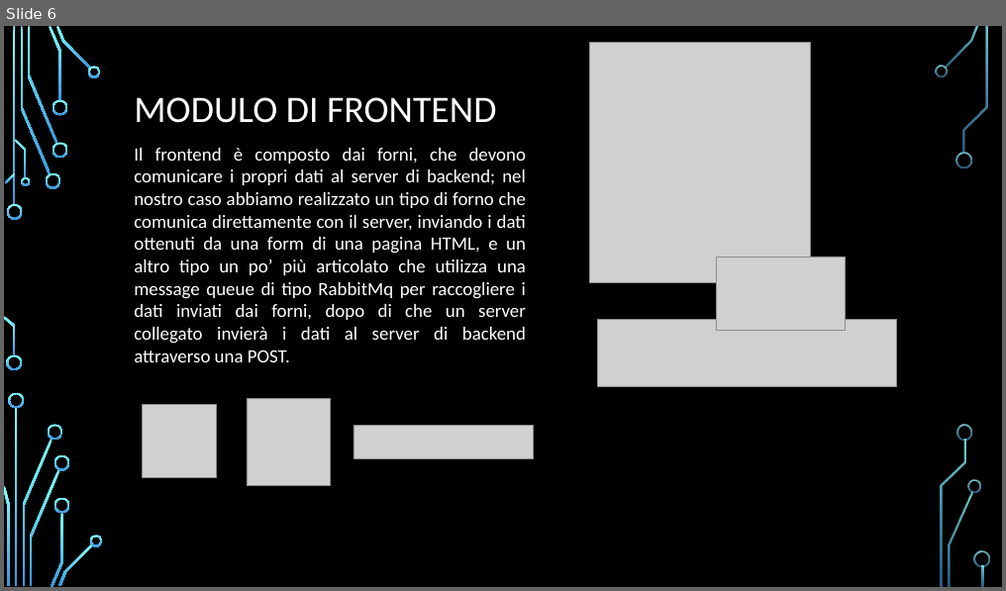
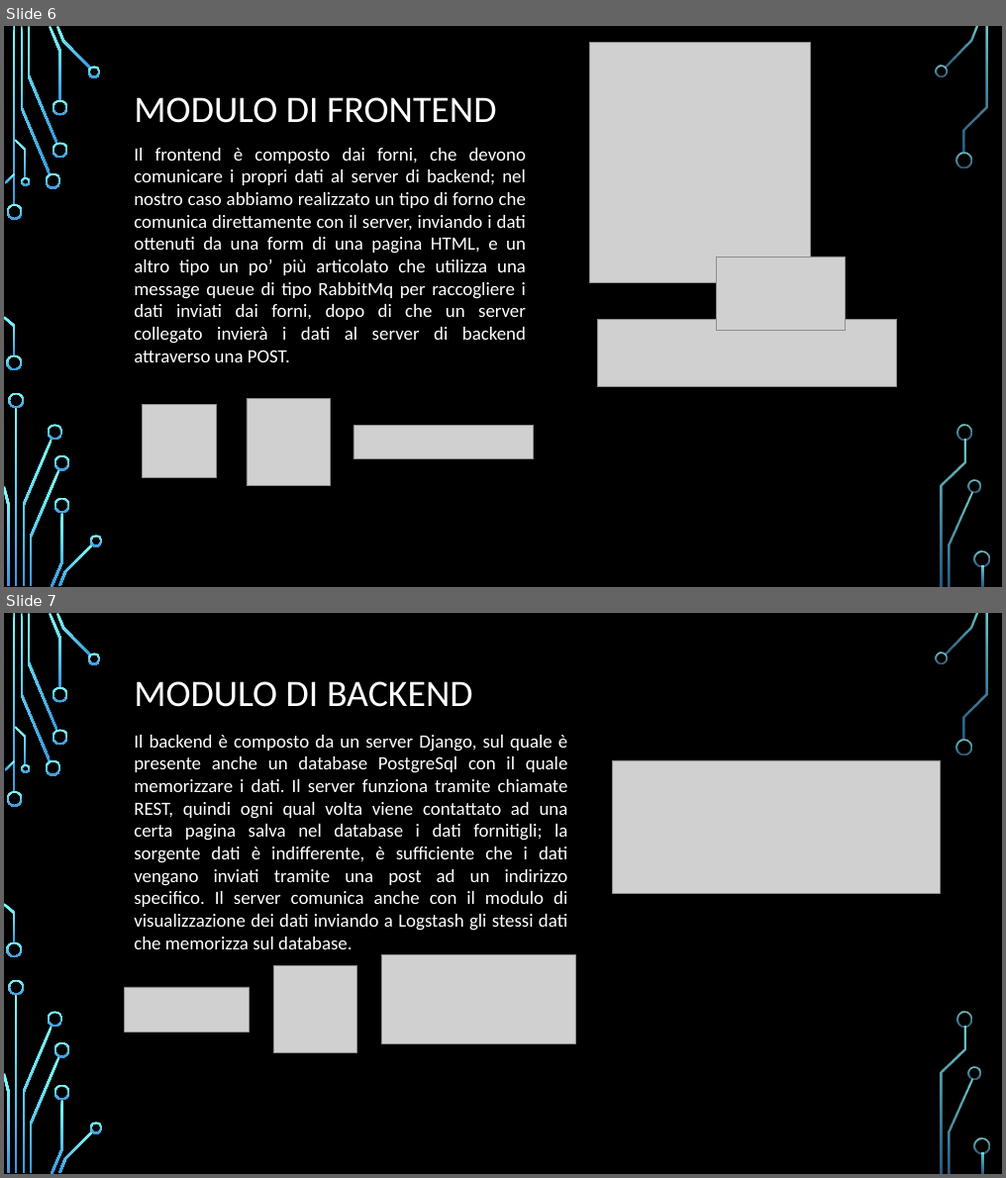
Before and after one commit to FranNetti/smartDentist, a slide deck: documentazione/Presentazione.pptx. Shown one above the other, each under a label of ours: slide 6 before the commit, slides 6 and 7 after it. The pictures are 1006x591 and 1006x1178 pixels, drawn with LibreOffice and Linux fonts; fonts in the diff are those of the drawing; grey boxes stand for pictures; background and template pictures are left out. Boxes give left, top, right and bottom in pixels: in the first picture for what was removed or moved away, otherwise in the second. Text is boxed around its words. In the diff, an @@ line names an element or a change of style, - is before the commit and + after.

```diff
--- a/documentazione/Presentazione.pptx
+++ b/documentazione/Presentazione.pptx
@@ slide 7 added at box(4, 613, 1002, 1174), background picture (left out); not listed: 36 template elements that a slide beside it also shows @@
@@ text added at box(134, 681, 473, 707), 36 pt, text #FFFFFF @@
+MODULO DI BACKEND
@@ text added at box(134, 735, 568, 950), 18 pt, text #FFFFFF @@
+Il backend è composto da un server Django, sul quale è presente anche un database PostgreSql con il quale memorizzare i dati. Il server funziona tramite chiamate REST, quindi ogni qual volta viene contattato ad una certa pagina salva nel database i dati fornitigli; la sorgente dati è indifferente, è sufficiente che i dati vengano inviati tramite una post ad un indirizzo specifico. Il server comunica anche con il modulo di visualizzazione dei dati inviando a Logstash gli stessi dati che memorizza sul database.
@@ picture added at box(613, 761, 941, 894) @@
@@ picture added at box(273, 966, 356, 1054) @@
@@ picture added at box(381, 956, 575, 1045) @@
@@ picture added at box(125, 987, 250, 1032) @@
```
Also in this commit, not shown: 2 slides changed, 1 other slide added, 1 other file.
